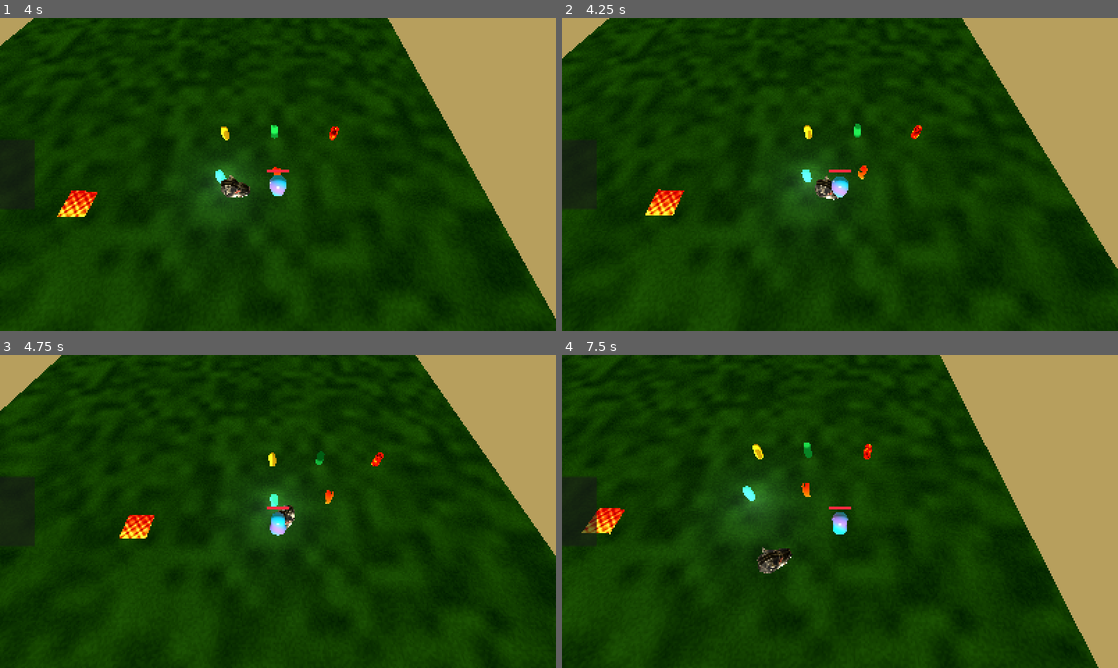
Above: before the commit, frames 1-4 (two rows, left to right).
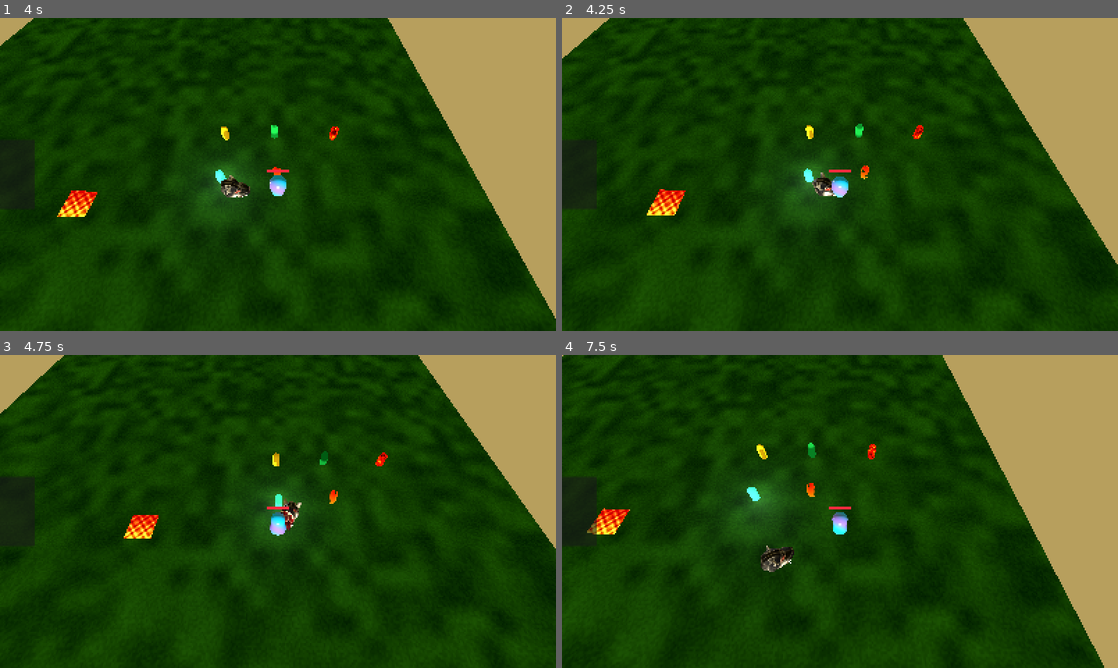
Above: after the commit, the same moments.

Repository: AndreMoukarzel/gmtk-2026
Game: Godot game, scene res://Scenes/field_test.tscn
The game is run twice, just before and just after one commit, with the same random seed, the same clock (stepped at 60 frames per second) and the same inputs.
Inputs (mouse positions are in pixels of both pictures, inside the frame that each line leads up to):
- Up to frame 1 (4 s): move the mouse to (400, 158) at 0.52 s; hold D (move_right) 0.53-1.28 s; tap E (drop_item) at 0.6, 2.85 s; click (400, 158) at 0.67 s; tap Space (jump) at 0.77, 1.52, 3.02, 3.77 s; move the mouse to (166, 190) at 1.27 s; hold S (move_backward) 1.28-2.03 s; tap Q (get_item) at 1.35, 3.6 s; move the mouse to (333, 105) at 2.02 s; hold D (move_right) 2.03-2.78 s; click (333, 105) at 2.1 s; move the mouse to (250, 237) at 2.77 s; hold W (move_forward) 2.78-3.53 s; click (250, 237) at 2.92 s; move the mouse to (444, 221) at 3.52 s; hold A (move_left) from 3.53 s (still down)
- Up to frame 2 (4.25 s): keep holding A (move_left)
- Up to frame 3 (4.75 s): keep holding A (move_left); move the mouse to (111, 464) at 4.27 s; click (111, 464) at 4.35 s; tap Space (jump) at 4.52 s
- Up to frame 4 (7.5 s): move the mouse to (867, 511) at 5.02 s; release A (move_left) at 5.03 s; hold S (move_backward) 5.03-5.78 s; tap E (drop_item) at 5.1, 7.35 s; click (867, 511) at 5.17 s; move the mouse to (756, 433) at 5.77 s; hold D (move_right) 5.78-6.53 s; tap Q (get_item) at 5.85 s; tap Space (jump) at 6.02, 6.77 s; move the mouse to (962, 495) at 6.52 s; hold W (move_forward) 6.53-7.28 s; click (962, 495) at 6.6 s; move the mouse to (728, 527) at 7.27 s; hold D (move_right) from 7.28 s (still down); click (728, 527) at 7.42 s

Frame 1 is identical in both runs. In frame 2, 1.0% of the frame differs, in the area x 0-100%, y 0-80%; in frame 3, 1.4%; in frame 4, 1.9%, in the area x 0-98%, y 0-100%.

Commit message:
Enemy attacks when closer

Diff:
--- a/Enemies/enemy.gd
+++ b/Enemies/enemy.gd
@@ -13,12 +13,15 @@
 
 @export_category("Movement")
 @export var speed: float = 3.0
+@export var atk_range: float = 5.0
+@export var atk_damage: float = 6.0
 
 @onready var hitbox: Area3D = $Hitbox
 @onready var collision_shape: CollisionShape3D = $CollisionShape3D
 
 var health: float
 var is_dead: bool = false
+var is_attacking: bool = false
 var knockback_velocity: Vector3 = Vector3.ZERO
 var bounce_time := 0.0
 
@@ -34,14 +37,20 @@
 	if not is_on_floor():
 		velocity.y -= 10.0 * delta
 
-	var direction: Vector3 = direction_to_closest_target()
+	var target_info = get_closest_target()
+	var direction = target_info[0]
+	var distance = target_info[1]
 
 	if direction.length_squared() > 0.001:
 		$Wolf.look_at(global_position + direction, Vector3.UP)
+
+	if distance <= atk_range:
+		attack()
+		return
+
 	# Bounce pelo juice
 	bounce_time += delta
 	$Wolf.rotation.x = deg_to_rad(6.0) * sin(bounce_time * 8.0)
-
 
 	velocity.x = direction.x * speed
 	velocity.z = direction.z * speed
@@ -70,19 +79,21 @@
 	velocity.z -= knockback_velocity.z
 
 
-func direction_to_closest_target() -> Vector3:
+func get_closest_target() -> Array:
 	var my_pos: Vector3 = self.global_position
 	if Player and Base:
 		var player_dist: float = my_pos.distance_squared_to(Player.global_position)
 		var base_dist: float = my_pos.distance_squared_to(Base.global_position)
 		if player_dist > base_dist:
-			return my_pos.direction_to(Base.global_position)
-		return my_pos.direction_to(Player.global_position)
+			return [my_pos.direction_to(Base.global_position), base_dist]
+		return [my_pos.direction_to(Player.global_position), player_dist]
 	elif Player:
-		return my_pos.direction_to(Player.global_position)
+		var player_dist: float = my_pos.distance_squared_to(Player.global_position)
+		return [my_pos.direction_to(Player.global_position), player_dist]
 	elif Base:
-		return my_pos.direction_to(Base.global_position)
-	return Vector3(0, 0, 0)
+		var base_dist: float = my_pos.distance_squared_to(Base.global_position)
+		return [my_pos.direction_to(Base.global_position), base_dist]
+	return [Vector3(0, 0, 0), 999999.0]
 
 
 func take_damage(damage: float, attack_origin: Vector3) -> void:
@@ -118,3 +129,20 @@
 	hitbox.set_deferred("monitorable", false)
 
 	queue_free()
+
+
+func attack() -> void:
+	if is_attacking:
+		return
+
+	is_attacking = true
+
+	$Wolf/AnimationPlayer.play("attack")
+	await get_tree().create_timer(0.8).timeout
+	var bodies = $Wolf/Attack.get_overlapping_bodies()
+	if len(bodies) > 0:
+		for body in bodies: # Players found
+			body.take_damage(6.0)
+
+	await $Wolf/AnimationPlayer.animation_finished
+	is_attacking = false
--- a/Enemies/enemy.tscn
+++ b/Enemies/enemy.tscn
@@ -2,6 +2,9 @@
 
 [ext_resource type="Script" uid="uid://buhtc4l18ah5u" path="res://Enemies/enemy.gd" id="1_bxkaj"]
 [ext_resource type="PackedScene" uid="uid://phsqrlc1rhvq" path="res://Enemies/Mesh/Wolf.glb" id="2_bxkaj"]
+
+[sub_resource type="BoxShape3D" id="BoxShape3D_l7v2h"]
+size = Vector3(2.3, 2, 2)
 
 [sub_resource type="SphereShape3D" id="SphereShape3D_ivic6"]
 radius = 1.0
@@ -24,15 +27,27 @@
 [node name="AnimationPlayer" parent="Wolf" index="3" unique_id=247129100]
 autoplay = &"idle"
 
+[node name="Attack" type="Area3D" parent="Wolf" unique_id=433348190]
+transform = Transform3D(4, 0, 0, 0, 4, 0, 0, 0, 4, 0, 0, -0.24)
+collision_layer = 0
+collision_mask = 4
+monitorable = false
+
+[node name="CollisionShape3D" type="CollisionShape3D" parent="Wolf/Attack" unique_id=892095493]
+transform = Transform3D(1, 0, 0, 0, 1, 0, 0, 0, 1, 0, 0, -1)
+shape = SubResource("BoxShape3D_l7v2h")
+debug_color = Color(0.98578376, 0, 0.33497778, 0.41960785)
+
 [node name="CollisionShape3D" type="CollisionShape3D" parent="." unique_id=1189785810]
 transform = Transform3D(1, 0, 0, 0, 1, 0, 0, 0, 1, 0, 0.0169678, 0)
 shape = SubResource("SphereShape3D_ivic6")
 
 [node name="Hitbox" type="Area3D" parent="." unique_id=386811988]
 collision_layer = 2
+monitoring = false
 
 [node name="CollisionShape3D" type="CollisionShape3D" parent="Hitbox" unique_id=1184434724]
 shape = SubResource("SphereShape3D_47qgu")
-debug_color = Color(0.9657623, 7.70092e-07, 0.48764783, 0.41960785)
+debug_color = Color(0, 0.63479745, 0.41855842, 0.41960785)
 
 [editable path="Wolf"]
